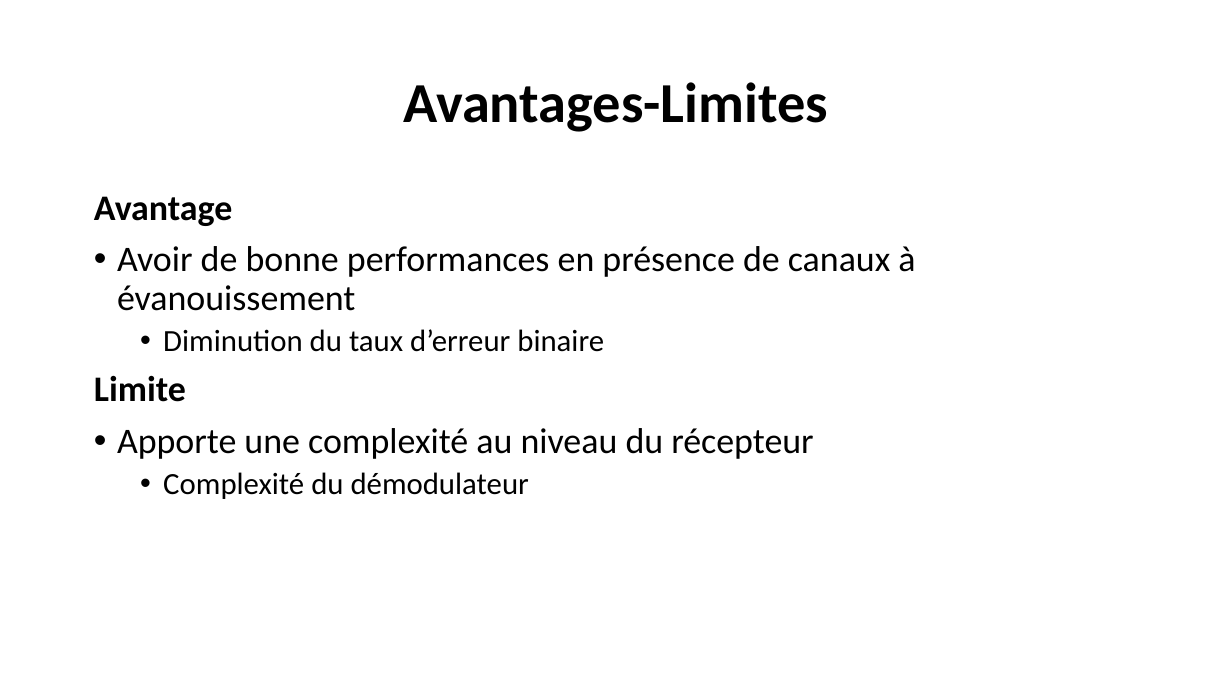
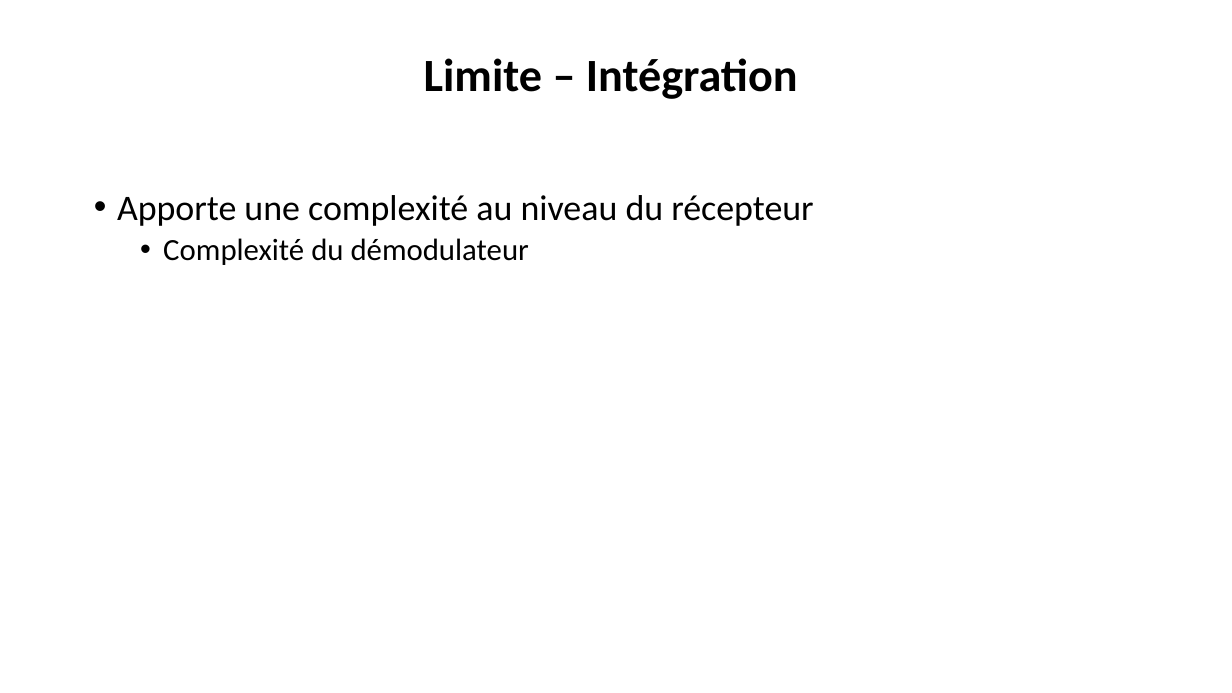
Before and after one commit to AKAKPO-Aschareel/MonMemoire, a slide deck: slide 9 of rotation_constellation.odp (slide 8 before the commit). Drawn at 1232x693 pixels with LibreOffice and Linux fonts; fonts in the diff are those of the drawing. Boxes give left, top, right and bottom in pixels: in the first picture for what was removed or moved away, otherwise in the second. Text is boxed around its words. In the diff, an @@ line names an element or a change of style, - is before the commit and + after.

```diff
--- a/rotation_constellation.odp
+++ b/rotation_constellation.odp
@@ title at box(424, 58, 798, 99): text changed; size 44 to 36 pt @@
-Avantages-Limites
+Limite – Intégration
@@ text at box(94, 196, 915, 402): paragraphs removed @@
-Avantage
-• Avoir de bonne performances en présence de canaux à évanouissement
-  • Diminution du taux d’erreur binaire
-Limite
```
Also in this commit, not shown: 1 other slide changed, 1 slide added, 16 other files.
